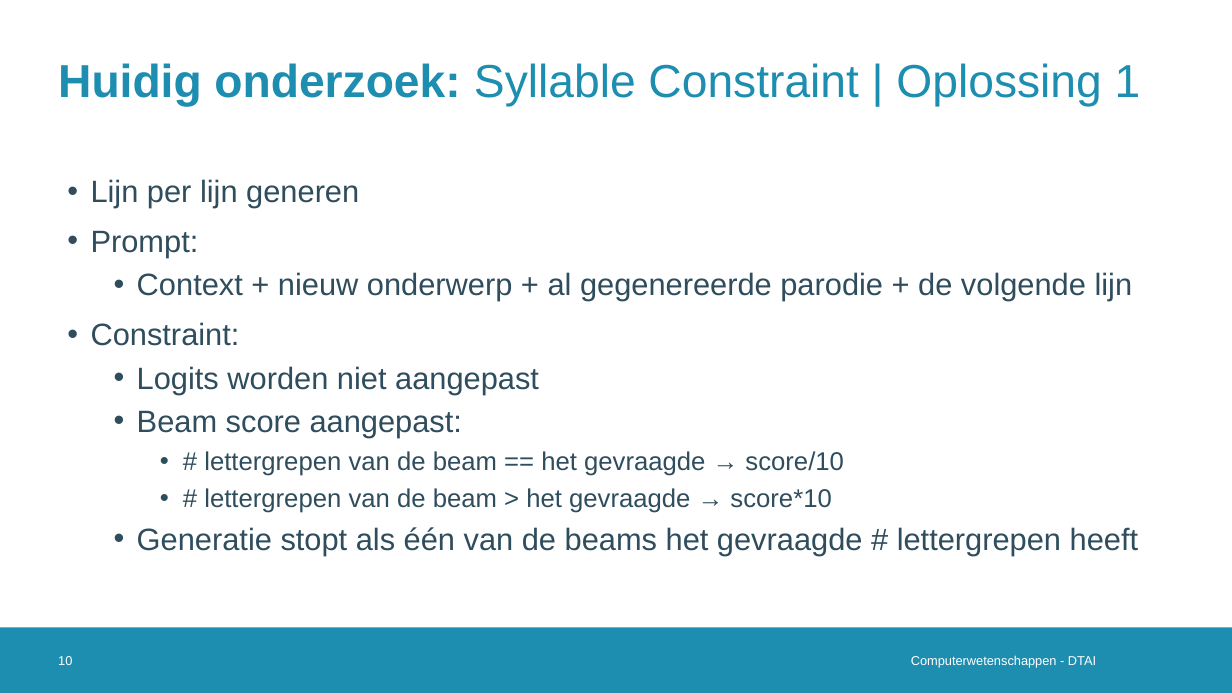
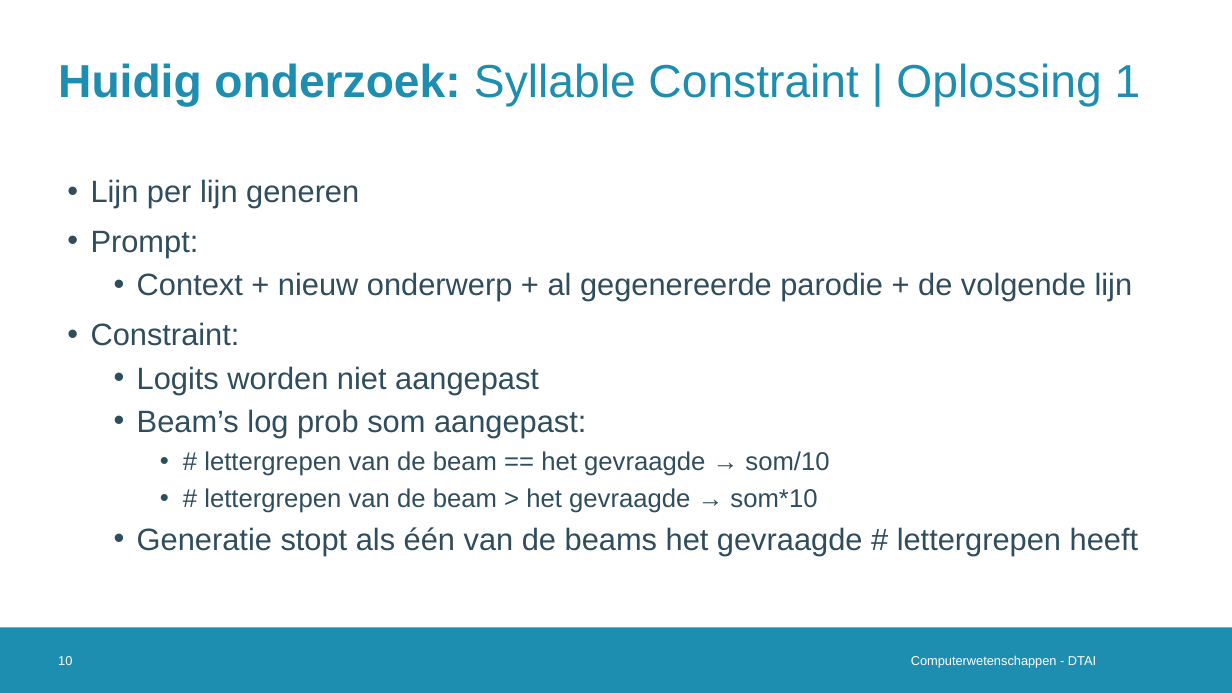
Before and after one commit to Alintermans/Thesis, a slide deck: slide 10 of Presentations/Second Intermediate Presentation/Presentation.pptx. Drawn at 1232x693 pixels with LibreOffice and Linux fonts; fonts in the diff are those of the drawing; background and template pictures are left out. Boxes give left, top, right and bottom in pixels: in the first picture for what was removed or moved away, otherwise in the second. Text is boxed around its words. In the diff, an @@ line names an element or a change of style, - is before the commit and + after.

```diff
--- a/Presentations/Second Intermediate Presentation/Presentation.pptx
+++ b/Presentations/Second Intermediate Presentation/Presentation.pptx
@@ text at (x1=137, y1=409, x2=829, y2=513): text changed @@
-  • Beam score aangepast:
-    • # lettergrepen van de beam == het gevraagde → score/10
-    • # lettergrepen van de beam > het gevraagde → score*10
+  • Beam’s log prob som aangepast:
+    • # lettergrepen van de beam == het gevraagde → som/10
+    • # lettergrepen van de beam > het gevraagde → som*10
```
Also in this commit, not shown: 8 other slides changed, 2 other files.
